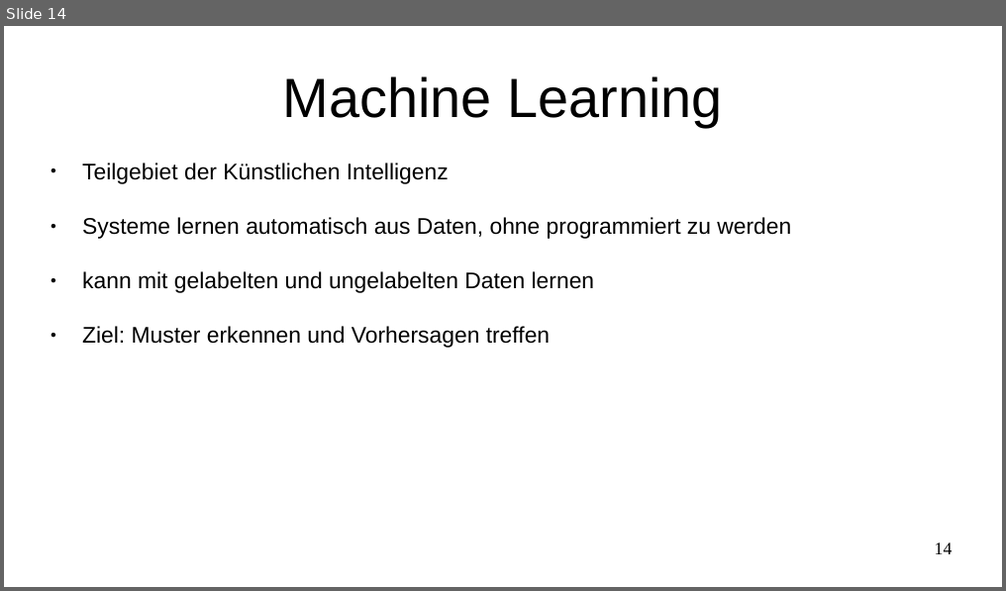
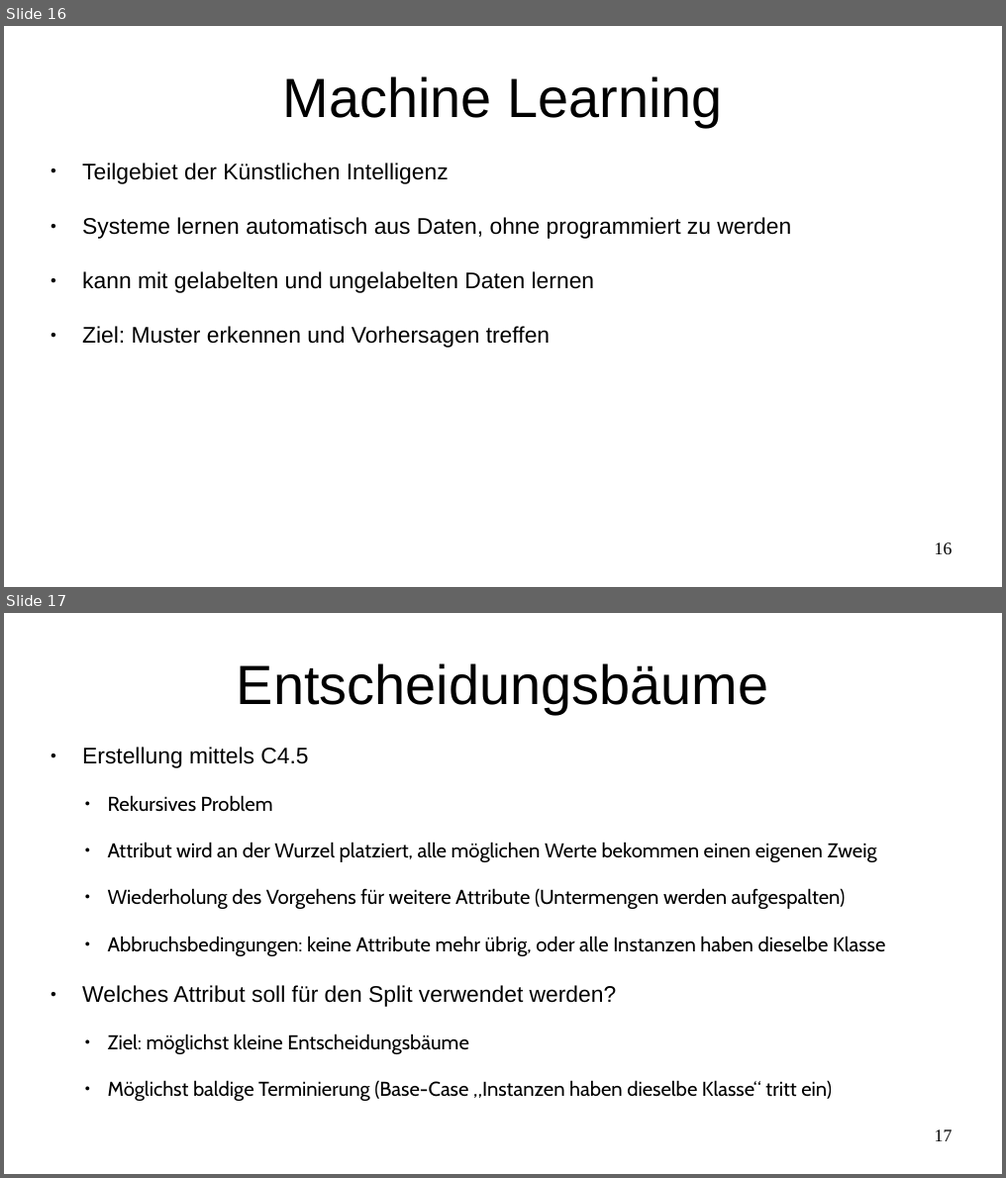
Before and after one commit to thesalvenmoser/Datenbanktechnologie, a slide deck: Gruppe3_ArtlSalvenmoserWornik_Blatt_8a/präsi datenbanktechnologie.odp. Shown one above the other, each under a label of ours: slide 14 before the commit, slides 16 and 17 after it. The pictures are 1006x591 and 1006x1178 pixels, drawn with LibreOffice and Linux fonts; fonts in the diff are those of the drawing. Boxes give left, top, right and bottom in pixels: in the first picture for what was removed or moved away, otherwise in the second. Text is boxed around its words. In the diff, an @@ line names an element or a change of style, - is before the commit and + after.

```diff
--- a/Gruppe3_ArtlSalvenmoserWornik_Blatt_8a/präsi datenbanktechnologie.odp
+++ b/Gruppe3_ArtlSalvenmoserWornik_Blatt_8a/präsi datenbanktechnologie.odp
@@ slide 17 added at box(4, 613, 1002, 1174), background #FFFFFF @@
@@ title added at box(237, 663, 768, 714), 44 pt, text #000000 @@
+Entscheidungsbäume
@@ text added at box(82, 747, 885, 1101), 16 pt, text #000000 @@
+● Erstellung mittels C4.5
+  ● Rekursives Problem
+  ● Attribut wird an der Wurzel platziert, alle möglichen Werte bekommen einen eigenen Zweig
+  ● Wiederholung des Vorgehens für weitere Attribute (Untermengen werden aufgespalten)
+  ● Abbruchsbedingungen: keine Attribute mehr übrig, oder alle Instanzen haben dieselbe Klasse
+● Welches Attribut soll für den Split verwendet werden?
+  ● Ziel: möglichst kleine Entscheidungsbäume
+  ● Möglichst baldige Terminierung (Base-Case „Instanzen haben dieselbe Klasse“ tritt ein)
@@ page number added at box(935, 1130, 952, 1142), 14 pt, text #000000 @@
+17
@@ what was slide 14 is now slide 16 @@
@@ page number at box(935, 543, 952, 555): text changed @@
-14
+16
```
Also in this commit, not shown: 14 other slides changed, 6 other slides added, 3 other files.
